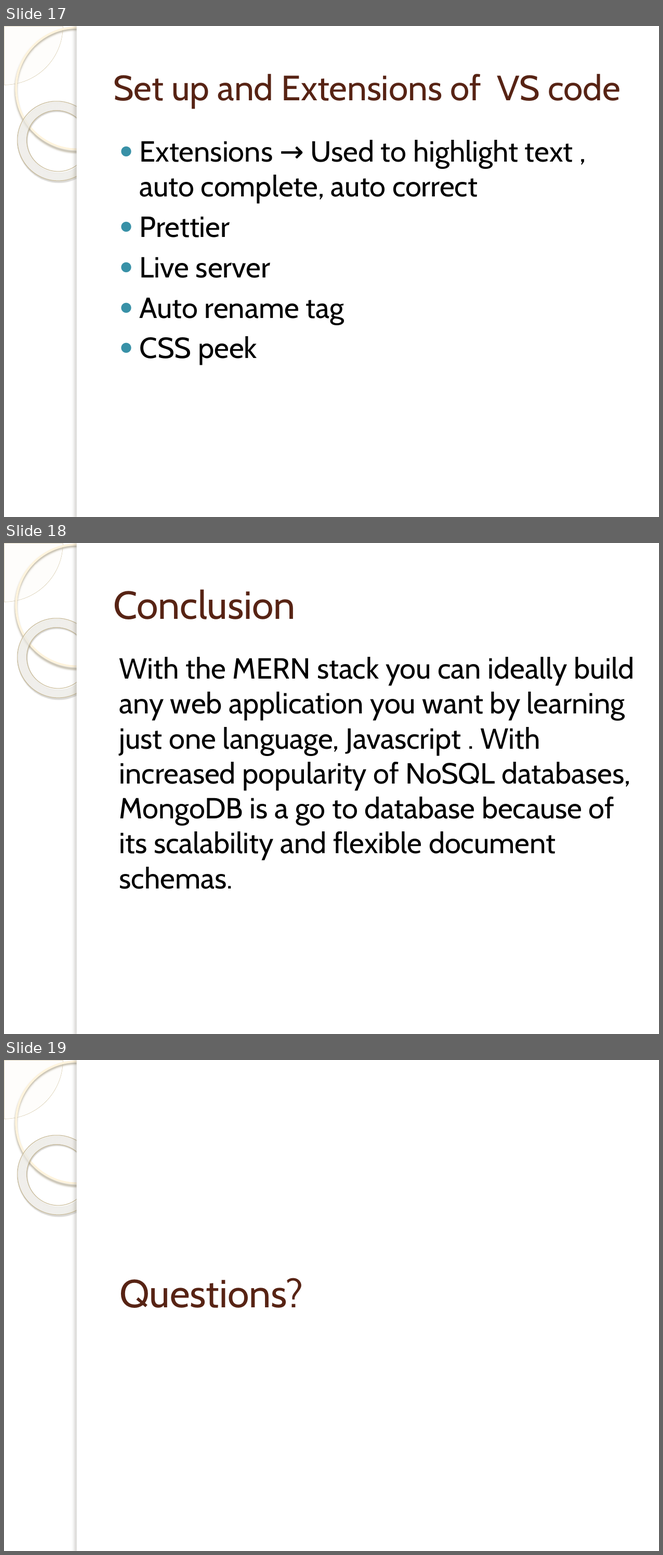
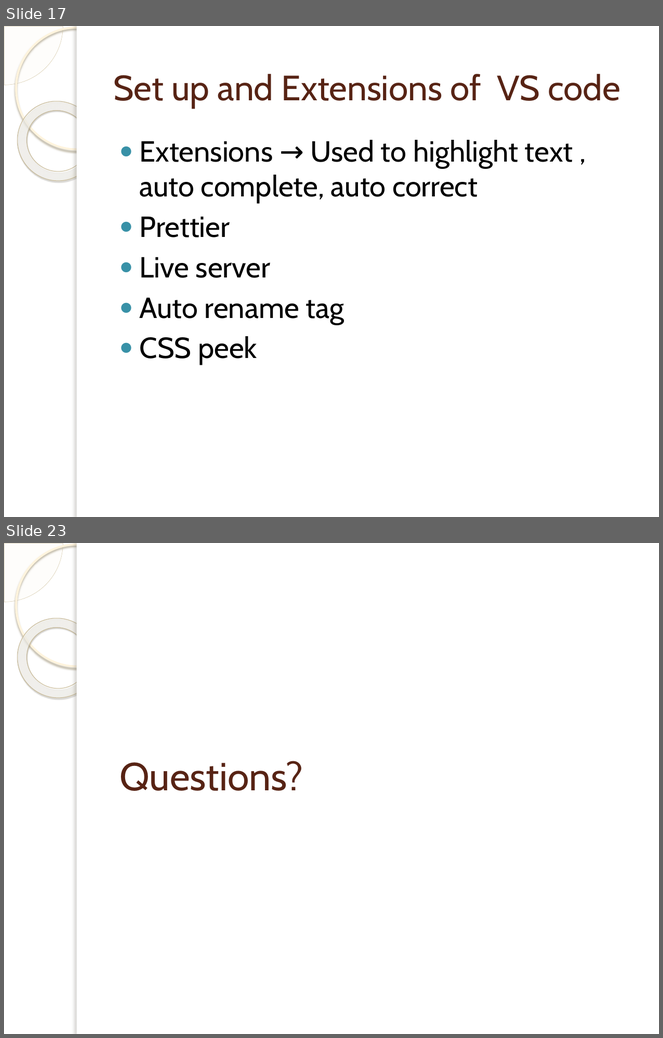
Before and after one commit to deepthimedisetty23/entri-notes, a slide deck: Session wise ppts and notes/session-1.pptx. Shown one above the other, each under a label of ours: slides 17, 18 and 19 before the commit, slides 17 and 23 after it; the slides between them are not shown. The pictures are 663x1555 and 663x1038 pixels, drawn with LibreOffice and Linux fonts; fonts in the diff are those of the drawing; background and template pictures are left out. Boxes give left, top, right and bottom in pixels: in the first picture for what was removed or moved away, otherwise in the second. Text is boxed around its words. In the diff, an @@ line names an element or a change of style, - is before the commit and + after.

```diff
--- a/Session wise ppts and notes/session-1.pptx
+++ b/Session wise ppts and notes/session-1.pptx
@@ slide 18 removed at [4, 543, 659, 1034], background picture (left out); not listed: 5 template elements that a slide beside it also shows @@
@@ title removed at [113, 589, 295, 619] @@
-Conclusion
@@ text removed at [119, 657, 634, 889] @@
-With the MERN stack you can ideally build any web application you want by learning just one language, Javascript . With increased popularity of NoSQL databases, MongoDB is a go to database because of its scalability and flexible document schemas.
@@ what was slide 19 is now slide 23 @@
```
Also in this commit, not shown: 1 slide changed, 5 slides added, 5 other files.
